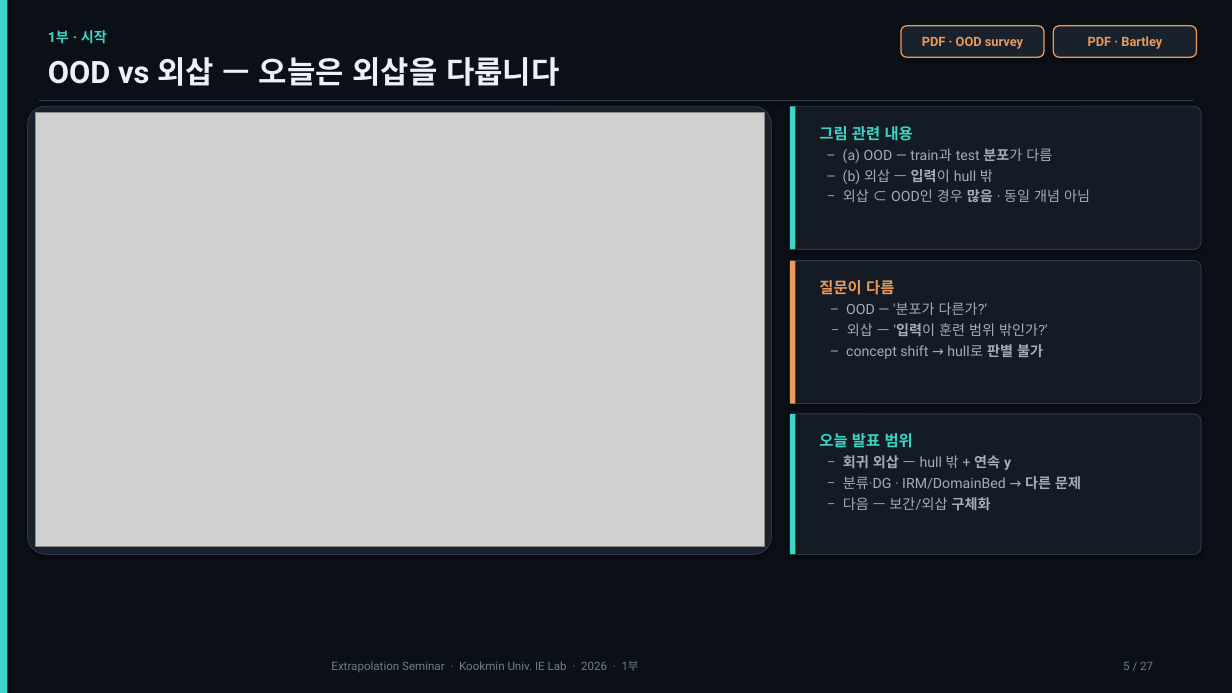
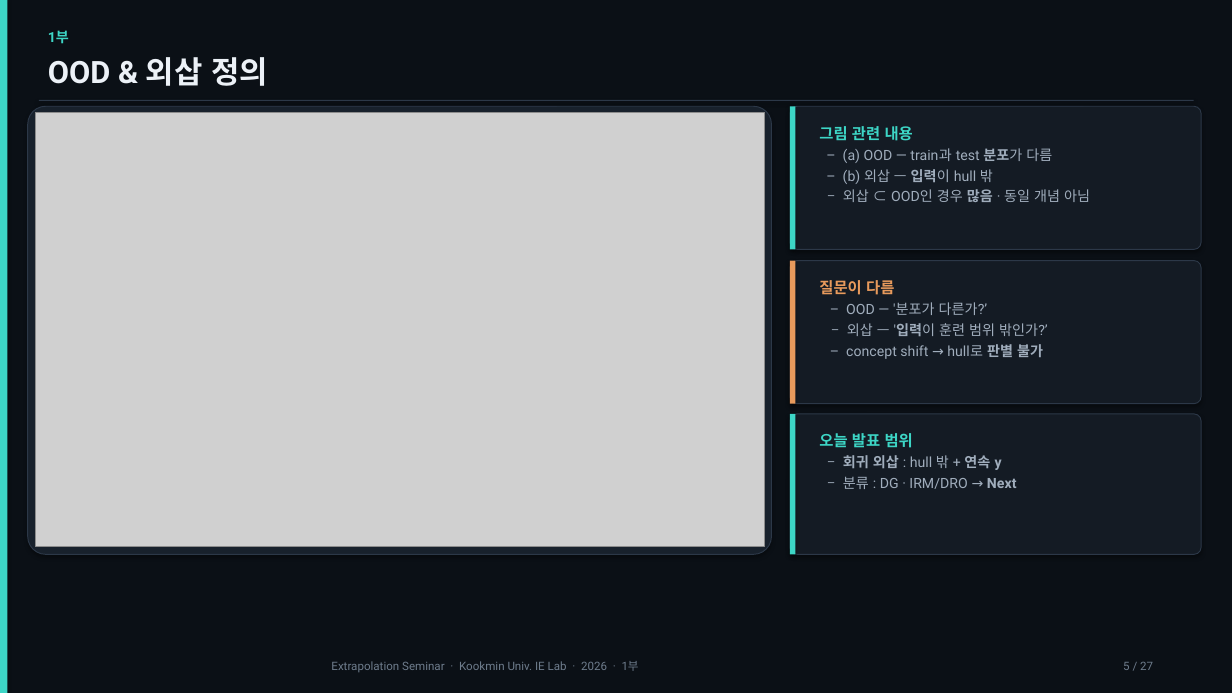
Before and after one commit to amumujs-create/literec_study, a slide deck: slide 5 of extrapolation-papers/외삽_50분_발표자료_v8[Repaired].pptx. Drawn at 1232x693 pixels with LibreOffice and Linux fonts; fonts in the diff are those of the drawing; grey boxes stand for pictures. Boxes give left, top, right and bottom in pixels: in the first picture for what was removed or moved away, otherwise in the second. Text is boxed around its words. In the diff, an @@ line names an element or a change of style, - is before the commit and + after.

```diff
--- a/extrapolation-papers/외삽_50분_발표자료_v8[Repaired].pptx
+++ b/extrapolation-papers/외삽_50분_발표자료_v8[Repaired].pptx
@@ rounded rectangle removed at <box>901,26,1044,57</box> @@
-PDF · OOD survey
@@ rounded rectangle removed at <box>1054,26,1197,57</box> @@
-PDF · Bartley
@@ text at <box>48,30,69,44</box>: text changed @@
-1부 · 시작
+1부
@@ text at <box>48,57,268,86</box>: text changed @@
-OOD vs 외삽 — 오늘은 외삽을 다룹니다
+OOD & 외삽 정의
@@ text at <box>843,455,1017,489</box>: text changed @@
-– 회귀 외삽 — hull 밖 + 연속 y
-– 분류·DG · IRM/DomainBed → 다른 문제
-– 다음 — 보간/외삽 구체화
+– 회귀 외삽 : hull 밖 + 연속 y
+– 분류 : DG · IRM/DRO → Next
```
Also in this commit, not shown: 10 other slides changed, 1 slide added, 3 slides removed, 1 other file.
